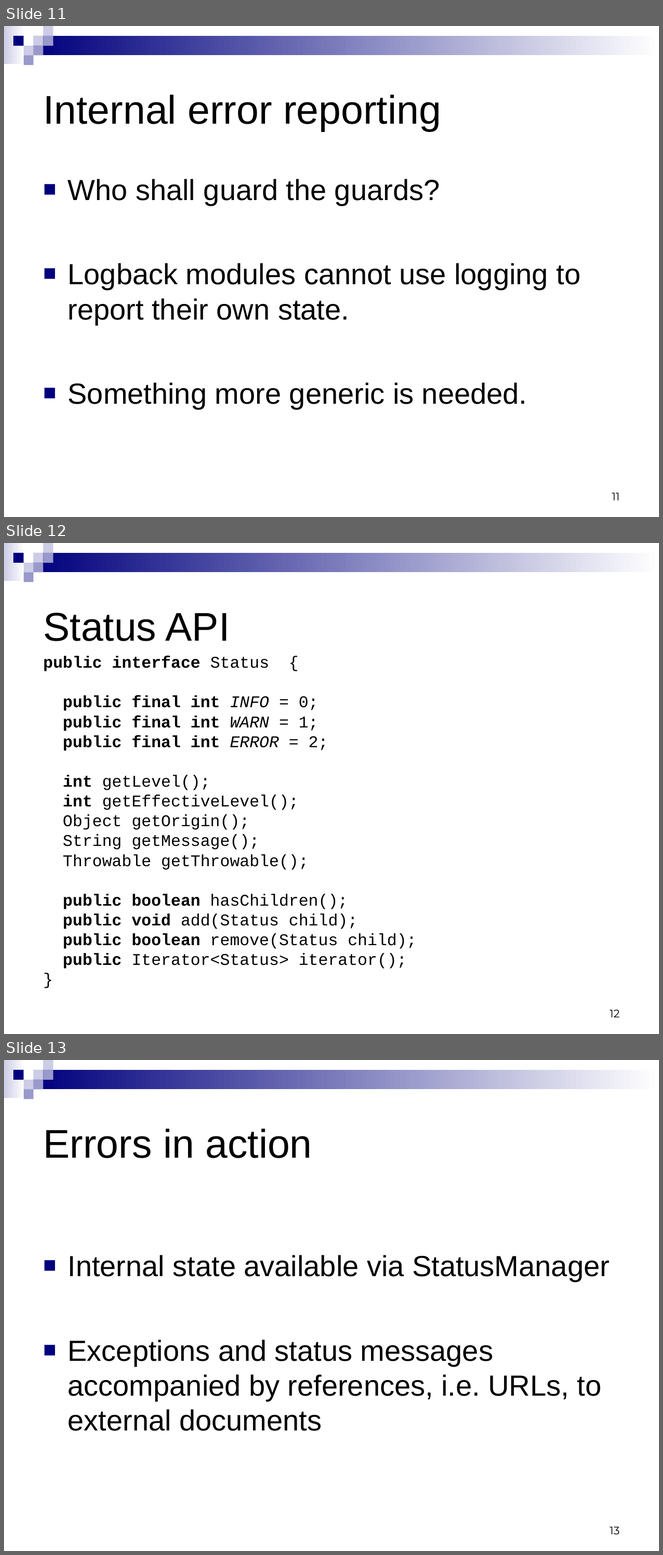
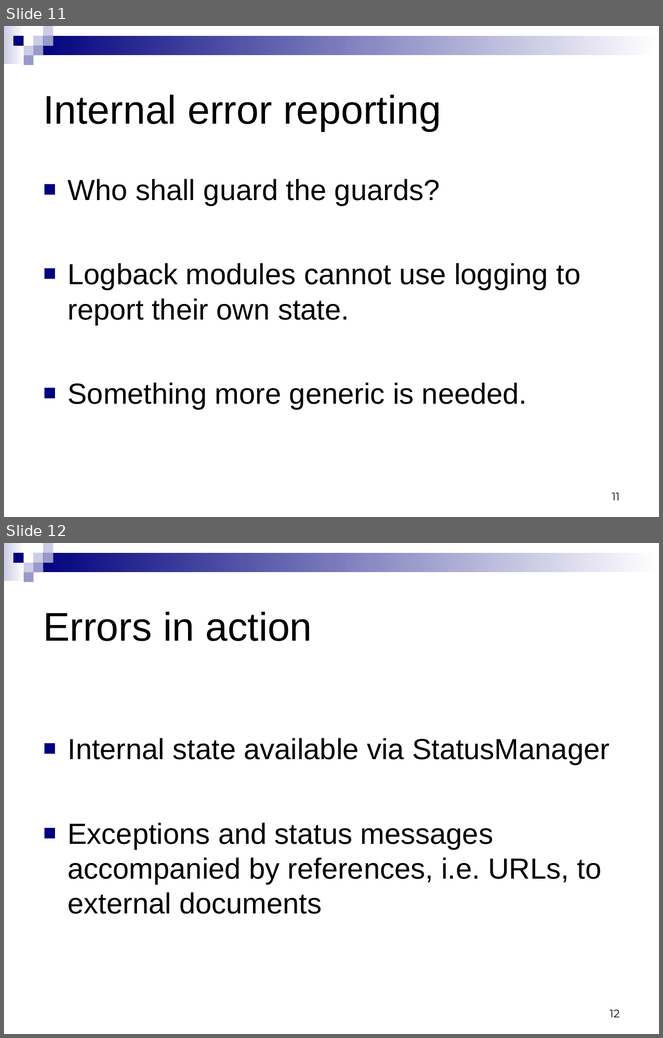
Before and after one commit to qos-ch/logback, a slide deck: logback-site/src/site/resources/logback.ppt. Shown one above the other, each under a label of ours: slides 11, 12 and 13 before the commit, slides 11 and 12 after it. The pictures are 663x1555 and 663x1038 pixels, drawn with LibreOffice and Linux fonts; fonts in the diff are those of the drawing. Boxes give left, top, right and bottom in pixels: in the first picture for what was removed or moved away, otherwise in the second. Text is boxed around its words. In the diff, an @@ line names an element or a change of style, - is before the commit and + after.

```diff
--- a/logback-site/src/site/resources/logback.ppt
+++ b/logback-site/src/site/resources/logback.ppt
@@ slide 12 removed at <box>4,543,659,1034</box>, background #FFFFFF; not listed: 9 template elements that a slide beside it also shows @@
@@ title removed at <box>43,613,230,641</box> @@
-Status API
@@ text removed at <box>43,656,416,969</box> @@
-public interface Status {
-public final int INFO = 0;
-public final int WARN = 1;
-public final int ERROR = 2;
-int getLevel();
-int getEffectiveLevel();
-Object getOrigin();
-String getMessage();
-Throwable getThrowable();
-public boolean hasChildren();
-public void add(Status child);
-public boolean remove(Status child);
-public Iterator<Status> iterator();
-}
@@ page number removed at <box>610,1010,620,1018</box> @@
-12
@@ what was slide 13 is now slide 12 @@
@@ page number at <box>610,1010,620,1018</box>: text changed @@
-13
+12
```
Also in this commit, not shown: 1 slide changed.
